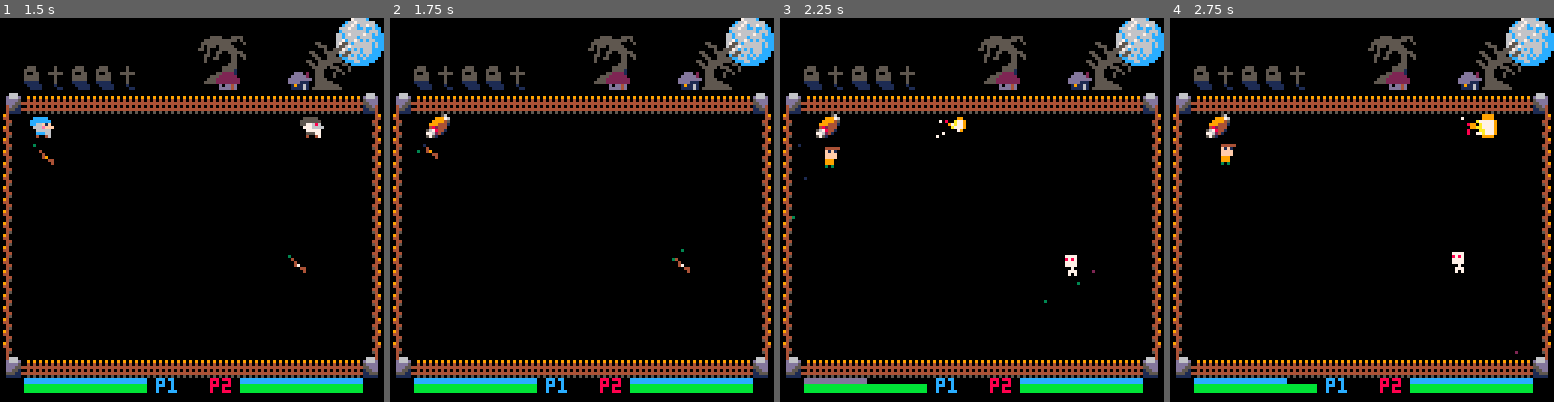
Above: before the commit, frames 1-4 (left to right).
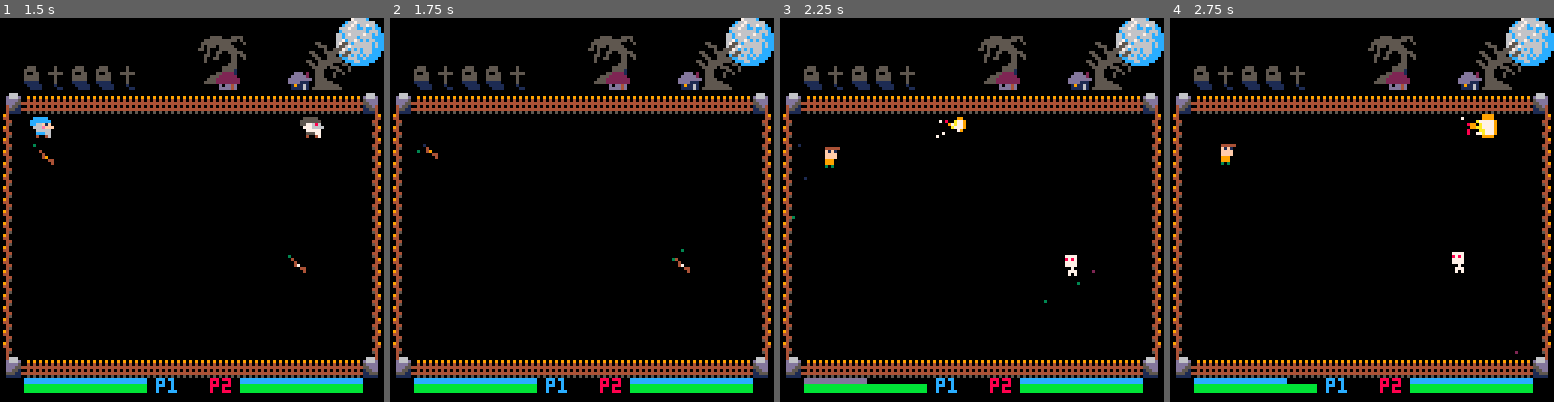
Above: after the commit, the same moments.

Repository: ravertass/wizardkingz
Game: PICO-8 cartridge wizardz.p8
The game is run twice, just before and just after one commit, with the same random seed, the same clock (stepped at 60 frames per second) and the same inputs.
Inputs:
- Up to frame 1 (1.5 s): tap X (X key) at 0.33, 1.07 s; tap O (Z key) at 0.7 s
- Up to frame 2 (1.75 s): hold Right from 1.6 s (still down); tap O (Z key) at 1.7 s
- Up to frame 3 (2.25 s): tap X (X key) at 1.85 s; release Right at 2.1 s; tap O (Z key) at 2.1 s; hold Up from 2.15 s (still down)
- Up to frame 4 (2.75 s): release Up at 2.42 s; hold Right from 2.47 s (still down); tap O (Z key) at 2.5 s

Frame 1 is identical in both runs. In frame 2, 0.3% of the frame differs, in the area x 9-16%, y 25-32%; in frame 3, 0.3%; in frame 4, 0.3%.

Commit message:
Powerup baits working

Diff:
--- a/wizardz.p8
+++ b/wizardz.p8
@@ -459,9 +459,12 @@
 end
 
 function handle_bait(pl)
-  if btn(4, pl.no) and pl.active_baits == 0 then
-    leave_bait(pl)
-    pl.active_baits += 1
+  if btn(4, pl.no) then
+    if pl.powerup_type == "bait" then
+      leave_bait(pl)
+      pl.active_baits += 1
+      pl.powerup_type = 0
+    end
   end
 end
 
